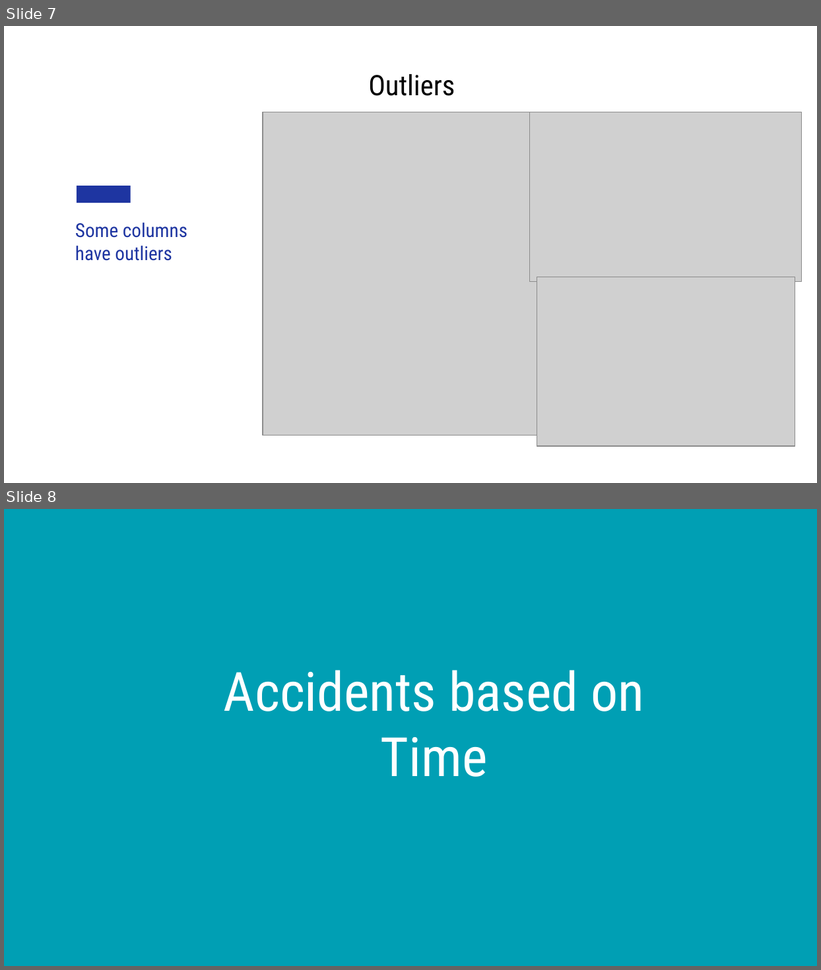
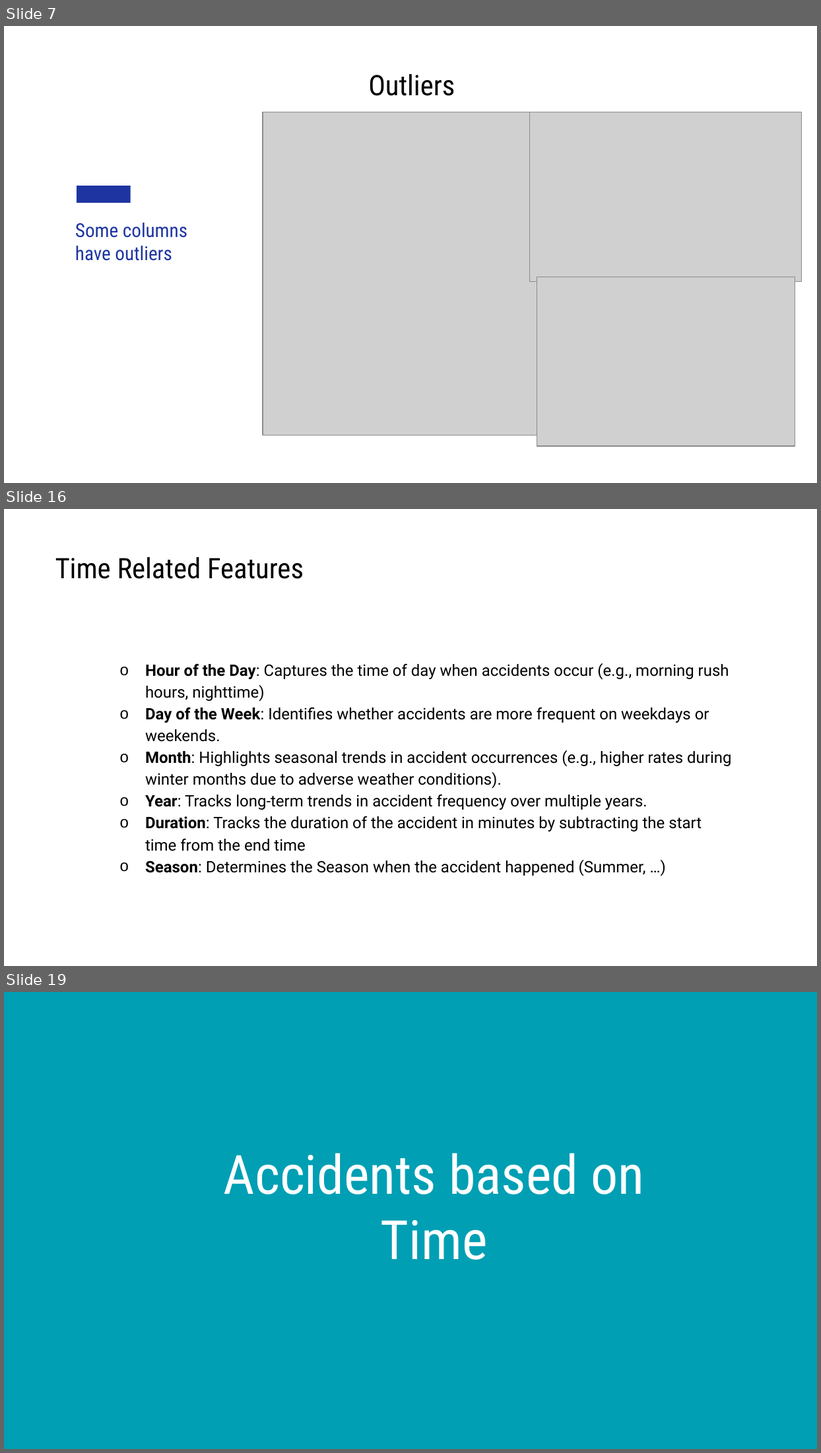
Before and after one commit to Person-Ad/US-Accidents-Big-Data-Analytics-Spark, a slide deck: docs/Team 10 Presentation.pptx. Shown one above the other, each under a label of ours: slides 7 and 8 before the commit, slides 7, 16 and 19 after it; the slides between them are not shown. The pictures are 821x970 and 821x1453 pixels, drawn with LibreOffice and Linux fonts; fonts in the diff are those of the drawing; grey boxes stand for pictures. Boxes give left, top, right and bottom in pixels: in the first picture for what was removed or moved away, otherwise in the second. Text is boxed around its words. In the diff, an @@ line names an element or a change of style, - is before the commit and + after.

Commit message:
Finished ppt

```diff
--- a/docs/Team 10 Presentation.pptx
+++ b/docs/Team 10 Presentation.pptx
@@ slide 16 added at [4, 509, 817, 966], background #FFFFFF @@
@@ title added at [55, 557, 304, 579], 25 pt, text #000000 @@
+Time Related Features
@@ text added at [145, 663, 731, 877], 14 pt, text #000000 @@
+  o Hour of the Day: Captures the time of day when accidents occur (e.g., morning rush hours, nighttime)
+  o Day of the Week: Identifies whether accidents are more frequent on weekdays or weekends.
+  o Month: Highlights seasonal trends in accident occurrences (e.g., higher rates during winter months due to adverse weather conditions).
+  o Year: Tracks long-term trends in accident frequency over multiple years.
+  o Duration: Tracks the duration of the accident in minutes by subtracting the start time from the end time
+  o Season: Determines the Season when the accident happened (Summer, …)
@@ what was slide 8 is now slide 19 @@
```
Also in this commit, not shown: 18 other slides added, 1 slide removed, 2 other files.
